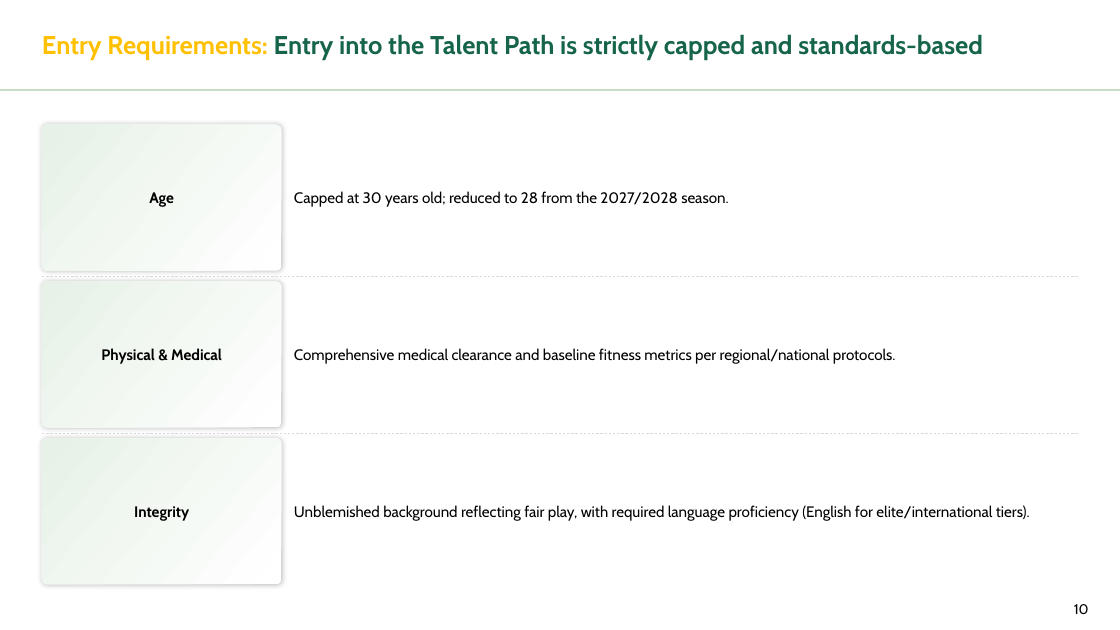
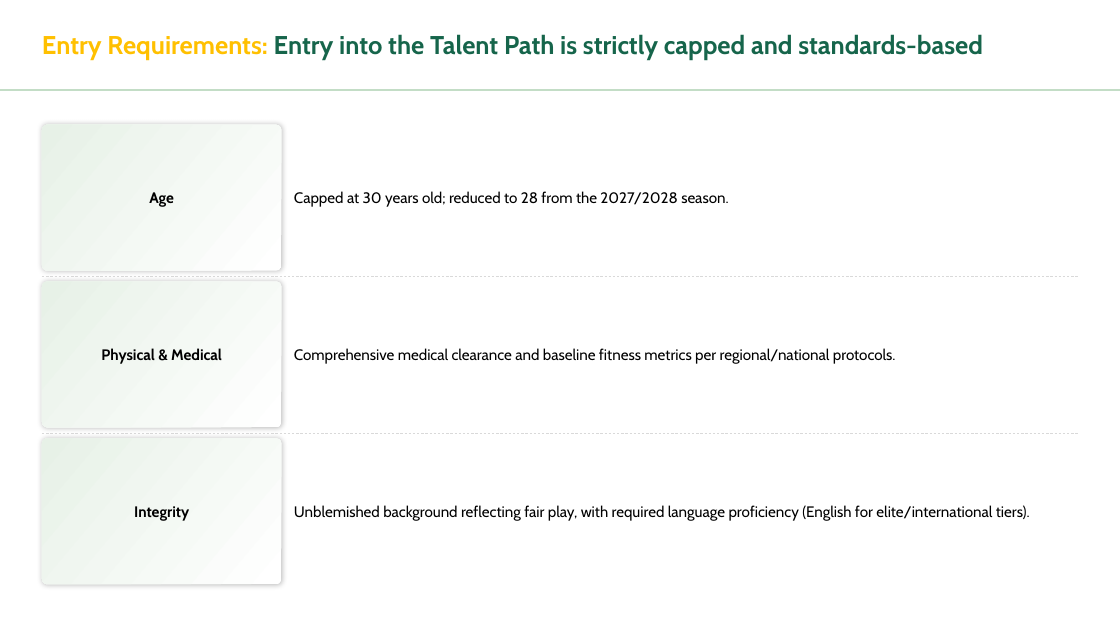
Before and after one commit to meedo5657-rgb/SAFF, a slide deck: slide 10 of Refereeing_Pathway_Presentation.pptx. Drawn at 1120x630 pixels with LibreOffice and Linux fonts; fonts in the diff are those of the drawing. Boxes give left, top, right and bottom in pixels: in the first picture for what was removed or moved away, otherwise in the second. Text is boxed around its words. In the diff, an @@ line names an element or a change of style, - is before the commit and + after.

```diff
--- a/Refereeing_Pathway_Presentation.pptx
+++ b/Refereeing_Pathway_Presentation.pptx
@@ page number removed at (1074,604,1089,614) @@
-10
```
Also in this commit, not shown: 30 other slides changed.
